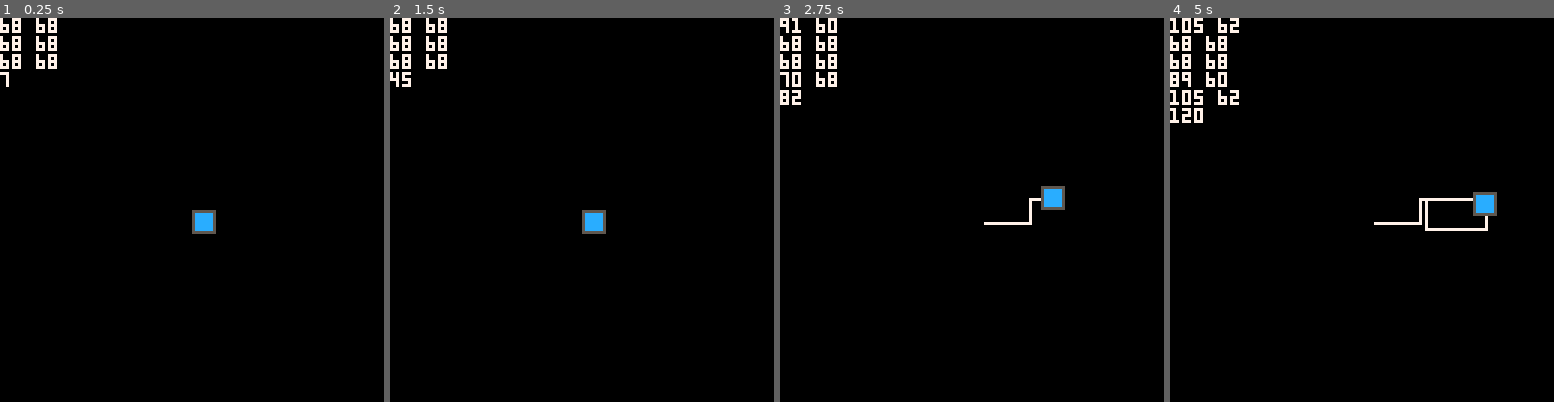
Above: before the commit, frames 1-4 (left to right).
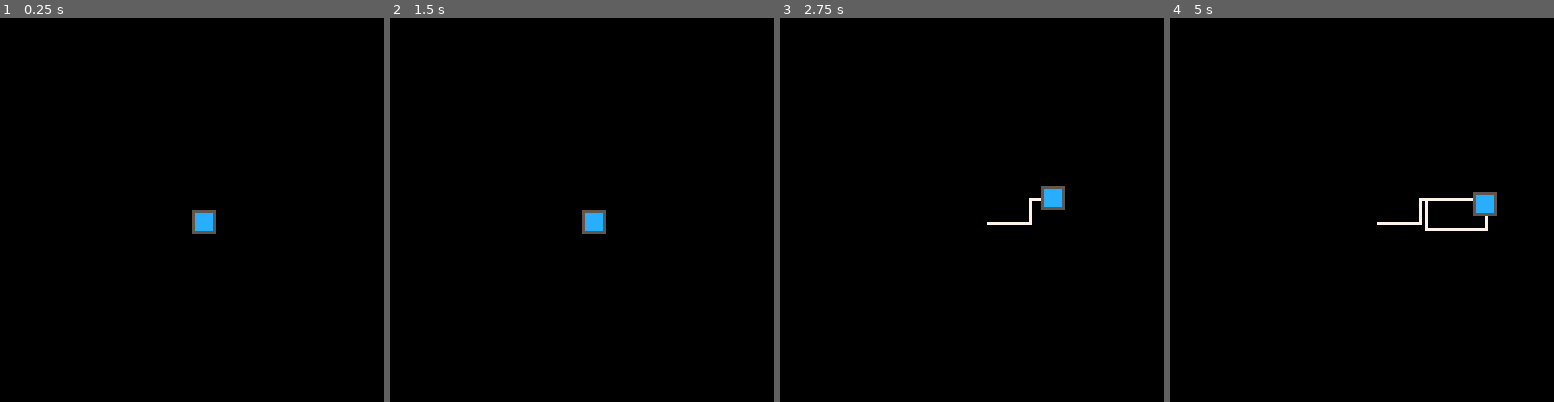
Above: after the commit, the same moments.

Repository: RobertoFreireFerrazPassos/pico8
Game: PICO-8 cartridge drawlinegame.p8
The game is run twice, just before and just after one commit, with the same random seed, the same clock (stepped at 60 frames per second) and the same inputs.
Inputs:
- Up to frame 1 (0.25 s): no input
- Up to frame 2 (1.5 s): no input
- Up to frame 3 (2.75 s): hold Right 1.6-2.1 s; hold Up 2.15-2.42 s; hold Right from 2.47 s (still down)
- Up to frame 4 (5 s): release Right at 3.03 s; hold Left 3.08-3.58 s; hold Down 3.63-3.97 s; hold Right 4.02-4.68 s; hold Up from 4.73 s (still down)

The runs differ from the first frame. In frame 1, 0.9% of the frame differs, in the area x 0-15%, y 0-18%; in frame 2, 1.0%; in frame 3, 1.2%; in frame 4, 1.7%, in the area x 0-54%, y 0-54%.

Commit message:
add check_closed_shape

Diff:
--- a/drawlinegame.p8
+++ b/drawlinegame.p8
@@ -1,6 +1,36 @@
 pico-8 cartridge // http://www.pico-8.com
 version 41
 __lua__
+trail_lifetime = 120
+trail_max_length = 120
+min_shape_size = 10
+
+function getnewtrail()
+	return {color = 0, timestamp = 0}
+end
+
+function create_screen_buffer()
+	scbfr = {}
+ for i=0,127 do
+   scbfr[i] = {}
+   for j=0,127 do
+    scbfr[i][j] = getnewtrail()
+   end
+ end
+end
+
+function check_closed_shape(x, y)
+ -- check if the current position intersects with any previous position
+ -- skip the last few positions to avoid false positives
+ for i = 1, #trail_history - 60  do
+  local pt = trail_history[i]
+  if pt.x == x and pt.y == y then
+ 		return true
+  end
+ end
+ return false
+end
+
 function _init()
  p = {
 		x = 64,
@@ -10,23 +40,37 @@
  create_screen_buffer()
  frame_count = 0
  trail_history = {}
+ closed_shape = false
 end
 
 function _update()
 	frame_count += 1
+	didmove=false
+	timemanager:update()
 
-	if btn(0) then p.x = max(p.x - 1, 0) end -- left
-	if btn(1) then p.x = min(p.x + 1, 120) end -- right
-	if btn(2) then p.y = max(p.y - 1, 0) end -- up
-	if btn(3) then p.y = min(p.y + 1, 120) end -- down
+	if btn(0) or btn(1) or btn(2) or btn(3) then
+		if btn(0) then p.x=max(p.x - 1, 0) end -- left
+		if btn(1) then p.x=min(p.x + 1, 120) end -- right
+		if btn(2) then p.y=max(p.y - 1, 0) end -- up
+		if btn(3) then p.y=min(p.y + 1, 120) end -- down
+		didmove=true
+	end
 
-	scbfr[p.x+4][p.y+4] = {color = trail_color, timestamp = frame_count}
+	if didmove then
+	 scbfr[p.x+4][p.y+4] = {color = trail_color, timestamp = frame_count}
 
-	add(trail_history, {x=p.x+4,y=p.y+4,timestamp=frame_count})
+		add(trail_history, {x=p.x+4,y=p.y+4,timestamp=frame_count})
 
-	-- remove the oldest pixel if the trail history exceeds the max length
-	if #trail_history > trail_max_length then
-		del(trail_history, trail_history[1])
+		-- check for closed shape
+	 if not closed_shape and check_closed_shape(p.x + 4, p.y + 4) then
+	  closed_shape = true
+	  timemanager:addtimer(60,disable_closed_shape,1)
+	 end
+
+		-- remove the oldest pixel if the trail history exceeds the max length
+		if #trail_history > trail_max_length then
+			del(trail_history, trail_history[1])
+		end
 	end
 end
 
@@ -49,36 +93,47 @@
 	end
 
 	spr(1,p.x,p.y)
-	print((p.x+4).." "..(p.y+4))
-	print(trail_history[1].x.." "..trail_history[1].y)
-	if trail_history[2]~=nil then
-		print(trail_history[2].x.." "..trail_history[2].y)
+
+	if closed_shape then
+  print("closed shape detected!")
 	end
-	if trail_history[50]~=nil then
-		print(trail_history[50].x.." "..trail_history[50].y)
-	end
-	if trail_history[120]~=nil then
-		print(trail_history[120].x.." "..trail_history[120].y)
-	end
-	print(#trail_history)
 end
 -->8
-trail_lifetime = 120
-trail_max_length = 120
+global=_ENV
 
-function getnewtrail()
-	return {color = 0, timestamp = 0}
+class = setmetatable({
+		new=function(self,tbl)
+			tbl = tbl or {}
+
+			return setmetatable(tbl,{__index=self})
+		end
+},{ __index=_ENV})
+
+timemanager = class:new({
+	timers = {},
+	addtimer=function(_ENV,duration,callback,dt)
+		add(timers,{
+			duration=duration,
+		 callback=callback,
+		 dt=dt,
+		 elapsed=0
+		})
+	end,
+	update=function(_ENV)
+		foreach(timers,function(t)
+			t.elapsed += t.dt
+	  if t.elapsed >= t.duration then
+	   t.callback()
+	   del(timers,t)
+	  end
+		end)
+	end
+})
+
+function disable_closed_shape()
+	global.closed_shape=false
 end
 
-function create_screen_buffer()
-	scbfr = {}
- for i=0,127 do
-   scbfr[i] = {}
-   for j=0,127 do
-    scbfr[i][j] = getnewtrail()
-   end
- end
-end
 __gfx__
 00000000555555550000000000000000000000000000000000000000000000000000000000000000000000000000000000000000000000000000000000000000
 000000005cccccc50000000000000000000000000000000000000000000000000000000000000000000000000000000000000000000000000000000000000000
